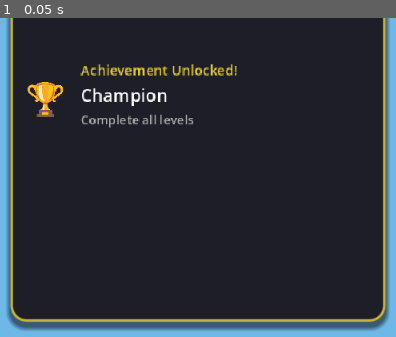
Above: before the commit, frame 1.
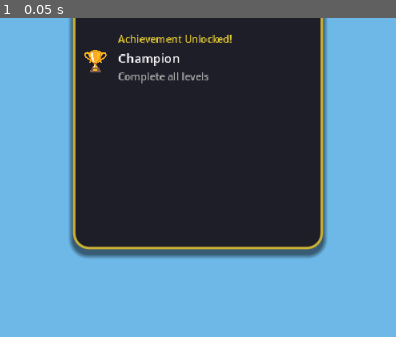
Above: after the commit, the same moment.

Repository: greentea524/godot-game
Game: Godot game, scene res://scenes/achievement_toast.tscn
The game is run twice, just before and just after one commit, with the same random seed, the same clock (stepped at 60 frames per second) and the same inputs. This scene is started directly instead of the project's main scene.
Inputs:
- Up to frame 1 (0.05 s): no input

The runs differ from the first frame. In frame 1, 53% of the frame differs, in the area x 1-99%, y 0-99%.

Commit message:
Shrink achievement toast size

Diff:
--- a/scenes/achievement_toast.tscn
+++ b/scenes/achievement_toast.tscn
@@ -13,10 +13,10 @@
 border_width_right = 2
 border_width_bottom = 2
 border_color = Color(0.8, 0.7, 0.2, 1)
-content_margin_left = 12.0
-content_margin_top = 10.0
-content_margin_right = 12.0
-content_margin_bottom = 10.0
+content_margin_left = 8.0
+content_margin_top = 4.0
+content_margin_right = 8.0
+content_margin_bottom = 4.0
 shadow_color = Color(0, 0, 0, 0.5)
 shadow_size = 4
 shadow_offset = Vector2(0, 4)
@@ -26,21 +26,21 @@
 script = ExtResource("1_script")
 
 [node name="PanelContainer" type="PanelContainer" parent="."]
-custom_minimum_size = Vector2(300, 60)
-offset_left = 170.0
+custom_minimum_size = Vector2(200, 48)
+offset_left = 220.0
 offset_top = -120.0
-offset_right = 470.0
-offset_bottom = -30.0
+offset_right = 420.0
+offset_bottom = -72.0
 theme_override_styles/panel = SubResource("StyleBoxFlat_toast")
 
 [node name="HBoxContainer" type="HBoxContainer" parent="PanelContainer"]
 layout_mode = 2
-theme_override_constants/separation = 12
+theme_override_constants/separation = 8
 
 [node name="IconLabel" type="Label" parent="PanelContainer/HBoxContainer"]
 unique_name_in_owner = true
 layout_mode = 2
-theme_override_font_sizes/font_size = 32
+theme_override_font_sizes/font_size = 20
 text = "🏆"
 vertical_alignment = 1
 
@@ -53,20 +53,20 @@
 [node name="Header" type="Label" parent="PanelContainer/HBoxContainer/VBoxContainer"]
 layout_mode = 2
 theme_override_colors/font_color = Color(0.9, 0.8, 0.2, 1)
-theme_override_font_sizes/font_size = 11
+theme_override_font_sizes/font_size = 8
 text = "Achievement Unlocked!"
 
 [node name="NameLabel" type="Label" parent="PanelContainer/HBoxContainer/VBoxContainer"]
 unique_name_in_owner = true
 layout_mode = 2
-theme_override_font_sizes/font_size = 14
+theme_override_font_sizes/font_size = 10
 text = "Champion"
 
 [node name="DescLabel" type="Label" parent="PanelContainer/HBoxContainer/VBoxContainer"]
 unique_name_in_owner = true
 layout_mode = 2
 theme_override_colors/font_color = Color(0.7, 0.7, 0.7, 1)
-theme_override_font_sizes/font_size = 10
+theme_override_font_sizes/font_size = 8
 text = "Complete all levels"
 autowrap_mode = 3
 
--- a/scripts/achievement_toast.gd
+++ b/scripts/achievement_toast.gd
@@ -8,7 +8,7 @@
 
 func _ready() -> void:
 	panel.position.y = -120
-	panel.position.x = 640 / 2.0 - 150 # Centered on a 640 width screen
+	panel.position.x = 640 / 2.0 - 100 # Centered on a 640 width screen (200 width)
 
 func display(achievement: Dictionary) -> void:
 	icon_label.text = achievement.get("icon", "")
